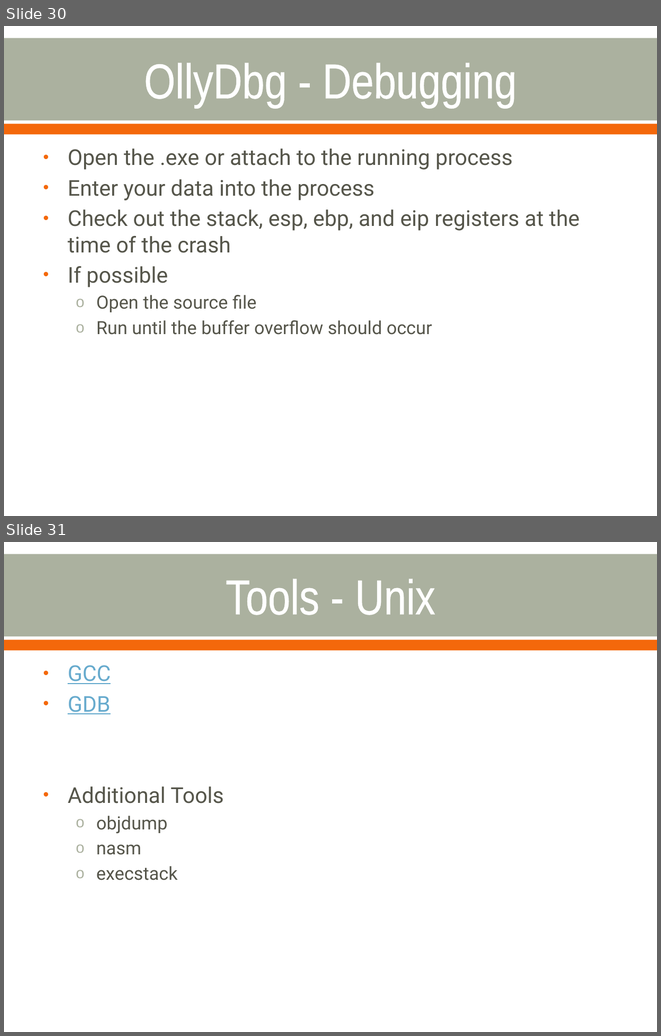
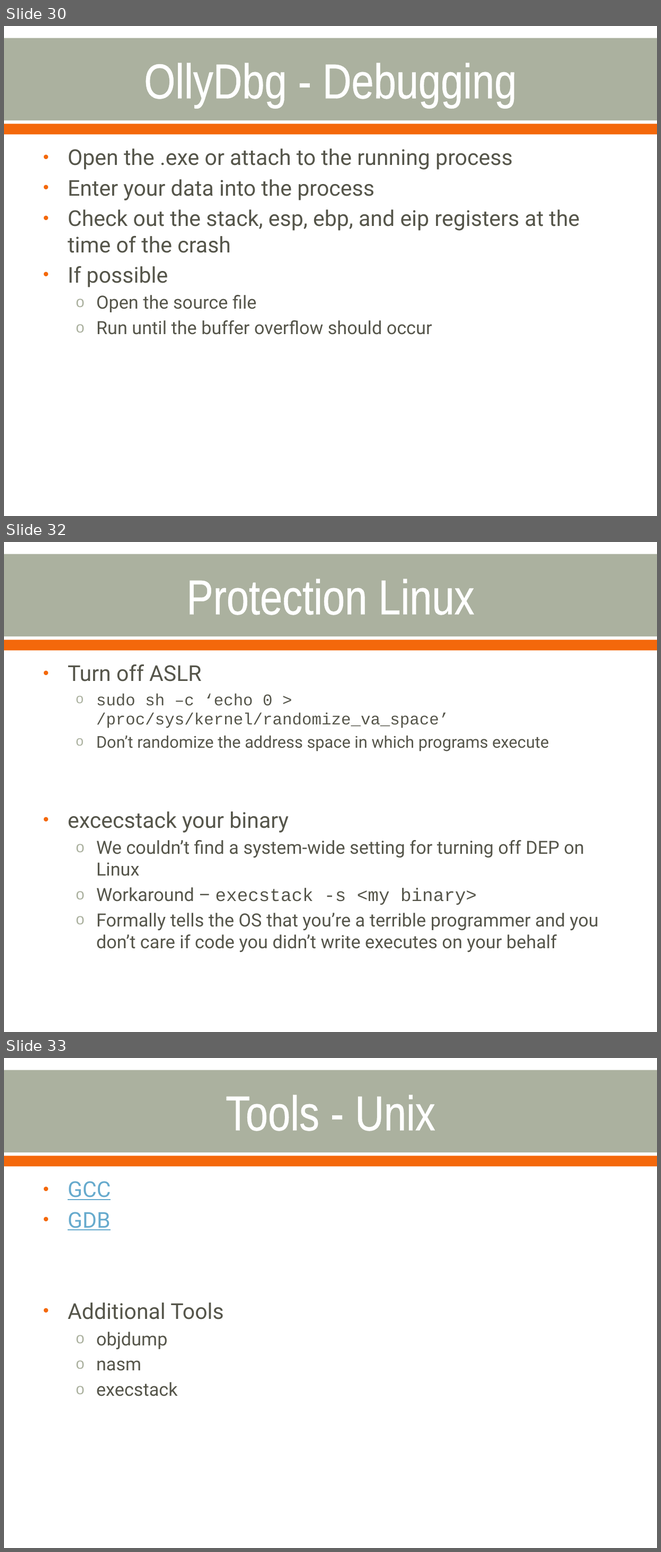
Before and after one commit to cornwe19/cse825, a slide deck: Buffer Overflow Attacks.pptx. Shown one above the other, each under a label of ours: slides 30 and 31 before the commit, slides 30, 32 and 33 after it; the slides between them are not shown. The pictures are 661x1036 and 661x1552 pixels, drawn with LibreOffice and Linux fonts; fonts in the diff are those of the drawing. Boxes give left, top, right and bottom in pixels: in the first picture for what was removed or moved away, otherwise in the second. Text is boxed around its words. In the diff, an @@ line names an element or a change of style, - is before the commit and + after.

```diff
--- a/Buffer Overflow Attacks.pptx
+++ b/Buffer Overflow Attacks.pptx
@@ slide 32 added at (4, 542, 657, 1032), background #FFFFFF; not listed: 2 template elements that a slide beside it also shows @@
@@ title added at (186, 579, 474, 615), 54 pt, text #FFFFFF @@
+Protection Linux
@@ text added at (68, 664, 598, 952), 20 pt, text #55554A @@
+• Turn off ASLR
+  o sudo sh –c ‘echo 0 > /proc/sys/kernel/randomize_va_space’
+  o Don’t randomize the address space in which programs execute
+• excecstack your binary
+  o We couldn’t find a system-wide setting for turning off DEP on Linux
+  o Workaround – execstack -s <my binary>
+  o Formally tells the OS that you’re a terrible programmer and you don’t care if code you didn’t write executes on your behalf
@@ what was slide 31 is now slide 33 @@
```
Also in this commit, not shown: 2 slides changed, 2 other slides added.
